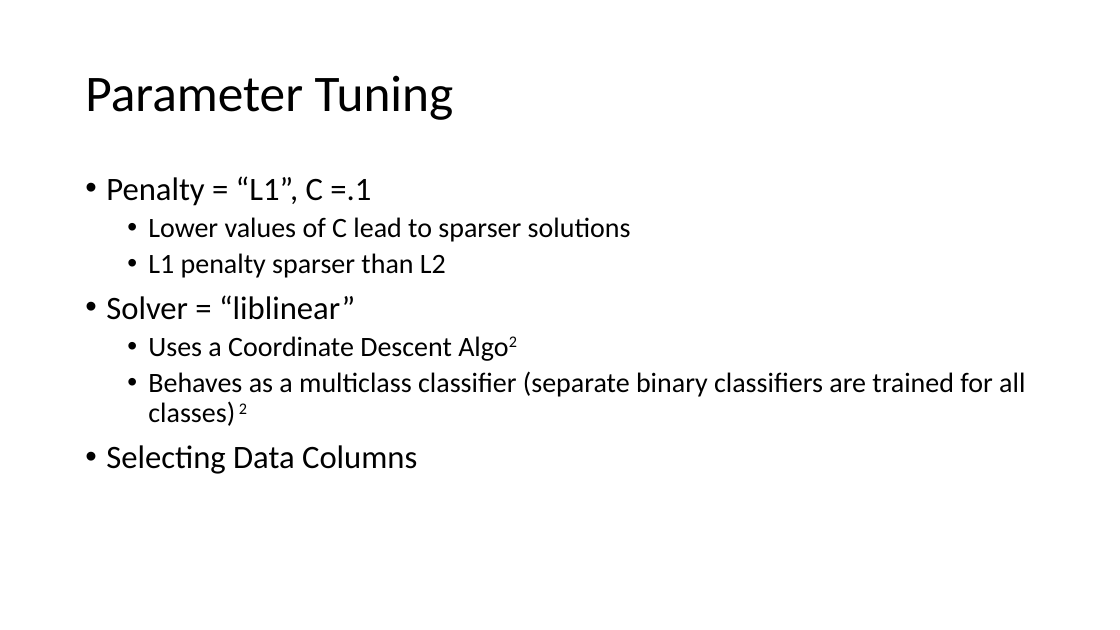
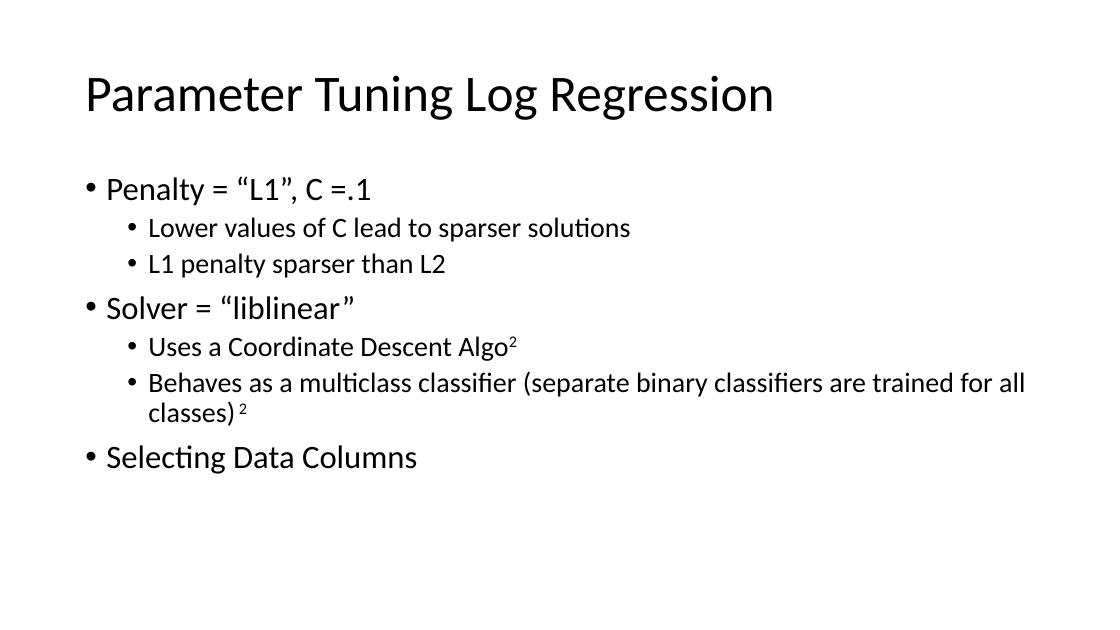
Before and after one commit to suong4554/Machine-Learning-Poly-U, a slide deck: slide 10 of Presentation.pptx. Drawn at 1120x630 pixels with LibreOffice and Linux fonts; fonts in the diff are those of the drawing. Boxes give left, top, right and bottom in pixels: in the first picture for what was removed or moved away, otherwise in the second. Text is boxed around its words. In the diff, an @@ line names an element or a change of style, - is before the commit and + after.

```diff
--- a/Presentation.pptx
+++ b/Presentation.pptx
@@ title at box(85, 75, 774, 120): text changed @@
-Parameter Tuning
+Parameter Tuning Log Regression
```
Also in this commit, not shown: 1 other slide changed, 3 slides added, 4 slides removed, 7 other files.
